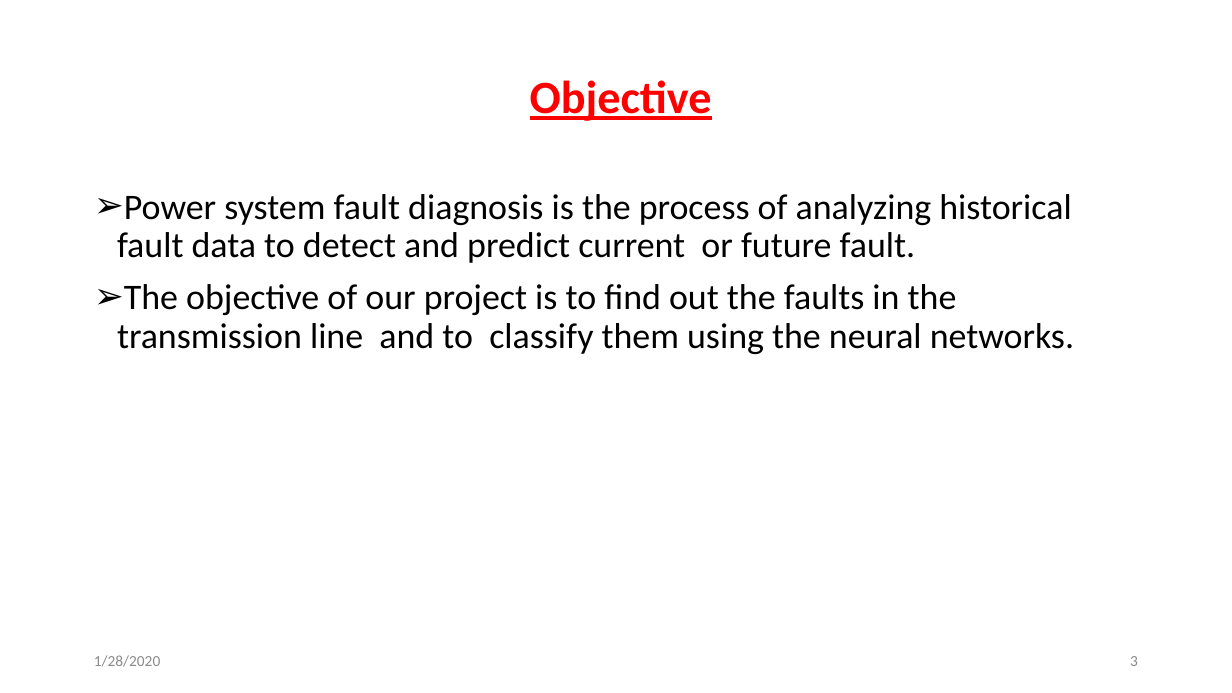
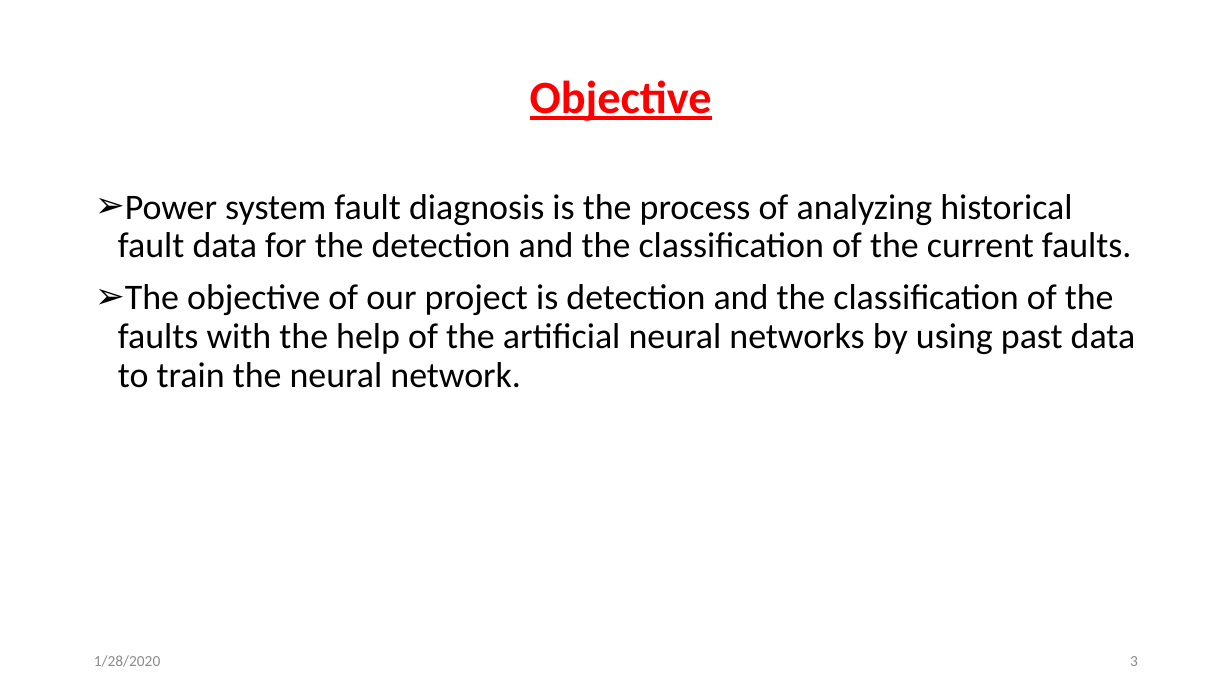
Before and after one commit to svec-final-year-project-eee/Project, a slide deck: slide 3 of Reviews/second review/Second Oral Presentation.pptx. Drawn at 1232x693 pixels with LibreOffice and Linux fonts; fonts in the diff are those of the drawing. Boxes give left, top, right and bottom in pixels: in the first picture for what was removed or moved away, otherwise in the second. Text is boxed around its words. In the diff, an @@ line names an element or a change of style, - is before the commit and + after.

```diff
--- a/Reviews/second review/Second Oral Presentation.pptx
+++ b/Reviews/second review/Second Oral Presentation.pptx
@@ text at (118, 194, 1136, 388): text changed @@
-➢ Power system fault diagnosis is the process of analyzing historical fault data to detect and predict current or future fault.
-➢ The objective of our project is to find out the faults in the transmission line and to classify them using the neural networks.
+➢ Power system fault diagnosis is the process of analyzing historical fault data for the detection and the classification of the current faults.
+➢ The objective of our project is detection and the classification of the faults with the help of the artificial neural networks by using past data to train the neural network.
```
Also in this commit, not shown: 5 other slides changed, 2 slides added.
